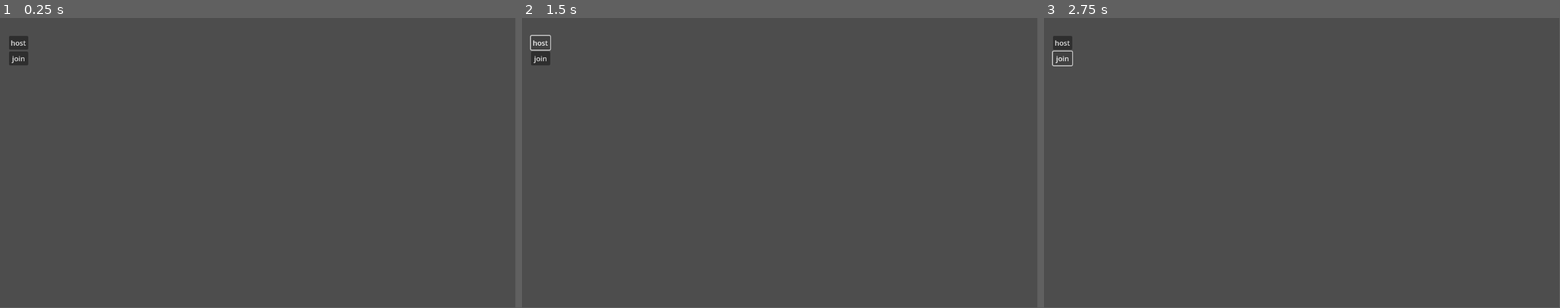
Above: before the commit, frames 1-3 (left to right).
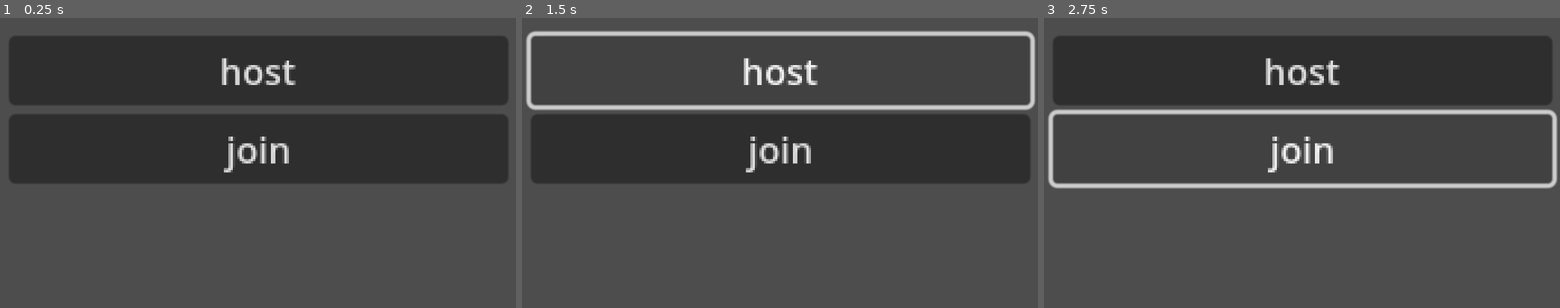
Above: after the commit, the same moments.

Repository: miladrezvani/DinoTag
Game: Godot game, scene res://scenes/map/map1.tscn
The game is run twice, just before and just after one commit, with the same random seed, the same clock (stepped at 60 frames per second) and the same inputs. The engine's default icon, where the game draws it, is replaced by a stand-in: a white triangle on a blue panel in a dark square.
Inputs (mouse positions are in pixels of both pictures, inside the frame that each line leads up to):
- Up to frame 1 (0.25 s): no input
- Up to frame 2 (1.5 s): tap Enter at 0.5 s; move the mouse to (893, 148) at 0.52 s; hold Right (right) 0.53-1.25 s; tap Up (up) at 0.6, 0.77, 1.07 s; click "host" at 1.25 s
- Up to frame 3 (2.75 s): click "join" at 2 s
In our replay, the window is 799x449 before the commit and 800x450 after it. These sizes can differ from the game's own. Grey fills any space a smaller window leaves; there, only what the larger window draws over its background counts as a difference.

The runs differ from the first frame. In frame 1, 45% of the frame differs, in the area x 1-99%, y 6-57%; in frame 2, 27%; in frame 3, 27%.

Commit message:
add joystick

Diff:
--- a/project.godot
+++ b/project.godot
@@ -18,6 +18,11 @@
 [autoload]
 
 NetworkHandler="*res://scripts/networkHandler.gd"
+
+[display]
+
+window/stretch/mode="viewport"
+window/stretch/aspect="expand"
 
 [input]
 
--- /dev/null
+++ b/scenes/joystick.tscn
@@ -0,0 +1,33 @@
+[gd_scene load_steps=4 format=3 uid="uid://bmcti7x8kjdhq"]
+
+[ext_resource type="Script" uid="uid://dslul0eyyuro8" path="res://scripts/joystick.gd" id="1_m03u7"]
+[ext_resource type="Texture2D" uid="uid://05dvk1m8l7yr" path="res://assets/joystick/joystick.png" id="2_luu5j"]
+[ext_resource type="Script" uid="uid://cddet2md53r58" path="res://scripts/knob.gd" id="3_g1lyw"]
+
+[node name="Joystick" type="Control"]
+layout_mode = 3
+anchors_preset = 0
+script = ExtResource("1_m03u7")
+
+[node name="ring" type="Sprite2D" parent="."]
+texture = ExtResource("2_luu5j")
+region_enabled = true
+region_rect = Rect2(0, 0, 24, 24)
+
+[node name="knob" type="Sprite2D" parent="."]
+texture = ExtResource("2_luu5j")
+offset = Vector2(1, 0)
+region_enabled = true
+region_rect = Rect2(24, 0, 24, 24)
+script = ExtResource("3_g1lyw")
+
+[node name="Button" type="Button" parent="."]
+self_modulate = Color(1, 1, 1, 0)
+layout_mode = 0
+offset_left = -10.0
+offset_top = -10.0
+offset_right = 10.0
+offset_bottom = 10.0
+
+[connection signal="button_down" from="Button" to="knob" method="_on_button_button_down"]
+[connection signal="button_up" from="Button" to="knob" method="_on_button_button_up"]
--- a/scenes/map/map1.tscn
+++ b/scenes/map/map1.tscn
@@ -28,8 +28,9 @@
 layout_mode = 0
 offset_left = 20.0
 offset_top = 40.0
-offset_right = 63.0
-offset_bottom = 106.0
+offset_right = 243.0
+offset_bottom = 217.0
+scale = Vector2(5, 5)
 
 [node name="host" type="Button" parent="Control/VBoxContainer"]
 layout_mode = 2
--- a/scenes/player.tscn
+++ b/scenes/player.tscn
@@ -10,6 +10,7 @@
 [ext_resource type="Texture2D" uid="uid://b5vej67lropf7" path="res://assets/players/DinoSprites - vita.png" id="5_y4r1p"]
 [ext_resource type="PackedScene" uid="uid://5lur5mwisp6f" path="res://scenes/components/animationComponent.tscn" id="6_anauh"]
 [ext_resource type="PackedScene" uid="uid://ddohs86ov35dm" path="res://scenes/components/jumpComponent.tscn" id="7_lma5f"]
+[ext_resource type="PackedScene" uid="uid://bmcti7x8kjdhq" path="res://scenes/joystick.tscn" id="11_3v2ag"]
 [ext_resource type="Texture2D" uid="uid://b6nt3twkiyjoh" path="res://icon.svg" id="11_d2wvv"]
 
 [sub_resource type="CapsuleShape2D" id="CapsuleShape2D_y4r1p"]
@@ -521,6 +522,23 @@
 animationComponent = NodePath("AnimationComponent")
 jumpComponent = NodePath("JumpComponent")
 
+[node name="CanvasLayer" type="CanvasLayer" parent="."]
+
+[node name="HBoxContainer" type="HBoxContainer" parent="CanvasLayer"]
+anchors_preset = 2
+anchor_top = 1.0
+anchor_bottom = 1.0
+offset_left = 106.0
+offset_top = -106.0
+offset_right = 106.0
+offset_bottom = -106.0
+grow_vertical = 0
+scale = Vector2(10, 10)
+
+[node name="Joystick" parent="CanvasLayer/HBoxContainer" instance=ExtResource("11_3v2ag")]
+visible = false
+layout_mode = 2
+
 [node name="AreaDetector" type="Area2D" parent="."]
 
 [node name="Collision" type="CollisionShape2D" parent="AreaDetector"]
--- a/scripts/inputComponent.gd
+++ b/scripts/inputComponent.gd
@@ -1,10 +1,12 @@
 class_name InputComponent
 extends Node
+
+@onready var joystick: Control = $"../CanvasLayer/HBoxContainer/Joystick"
 
 var inputHorizontal: float = 0.0
 
 func _process(delta: float) -> void:
-	inputHorizontal = Input.get_axis("left","right")
+	inputHorizontal = joystick.posVector.x
 
 func getJumpInput() -> bool:
 	return Input.is_action_just_pressed("up")
--- /dev/null
+++ b/scripts/joystick.gd
@@ -0,0 +1,4 @@
+extends Control
+
+
+var posVector: Vector2
--- /dev/null
+++ b/scripts/knob.gd
@@ -0,0 +1,39 @@
+extends Sprite2D
+
+@onready var joystick: Control = $".."
+
+
+var pressing = false
+
+@export var maxLength = 80
+@export var deadZone = 5
+
+func _ready() -> void:
+	maxLength *= joystick.scale.x
+
+func _process(delta: float) -> void:
+	if pressing:
+		if get_global_mouse_position().distance_to(joystick.global_position) <= maxLength:
+			global_position = get_global_mouse_position()
+		else:
+			var angle = joystick.global_position.angle_to_point(get_global_mouse_position())
+			global_position.x = joystick.global_position.x + cos(angle)*maxLength
+			global_position.y = joystick.global_position.y + sin(angle)*maxLength
+		calculateVector()
+	else:
+		global_position = lerp(global_position, joystick.global_position, delta*10)
+		joystick.posVector = Vector2(0,0)
+	print(joystick.posVector)
+
+func calculateVector():
+	if abs((global_position.x - joystick.global_position.x)) >= deadZone:
+		joystick.posVector.x = (global_position.x - joystick.global_position.x)/maxLength
+	if abs((global_position.y - joystick.global_position.y)) >= deadZone:
+		joystick.posVector.y = (global_position.y - joystick.global_position.y)/maxLength
+
+func _on_button_button_down() -> void:
+	pressing = true
+
+
+func _on_button_button_up() -> void:
+	pressing = false
--- a/scripts/player.gd
+++ b/scripts/player.gd
@@ -10,9 +10,13 @@
 
 @onready var camera: Camera2D = $Camera2D
 @onready var flag: Sprite2D = $Flag
+@onready var joystick: Control = $CanvasLayer/HBoxContainer/Joystick
+
+
 func _ready() -> void:
 	if is_multiplayer_authority():
 		camera.make_current()
+		joystick.visible = true
 
 func _enter_tree() -> void:
 	set_multiplayer_authority(name.to_int())
Binary file added: assets/joystick/joystick.png
Not shown, added: assets/joystick/joystick.png.import
Not shown: 1 places in scenes/player.tscn that only renumber resources
Not shown, added: scripts/joystick.gd.uid
Not shown, added: scripts/knob.gd.uid
